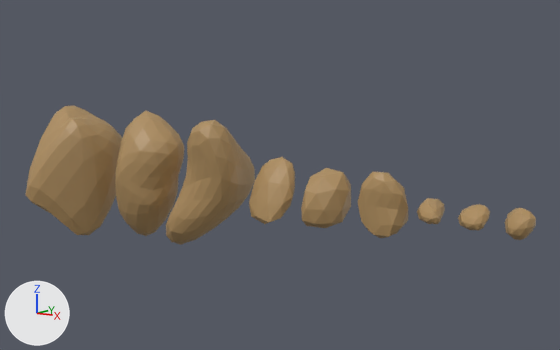
Two versions of the Blender file blenderModels/asteroids.blend, one commit apart.
Both versions are drawn from a 50 mm camera at (12.8, -39.7, 9.5) aimed at (-16.6, 1.7, 0.7). Lighting does not change. The marker at lower left points along +X, +Y and +Z.
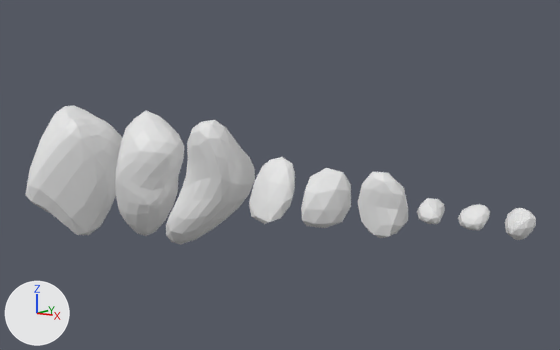
Where the newer file only moved an object's origin or applied its transform, the numbers keep the older frame.

Pixel boxes [x1, y1, x2, y2] of what changed, in the pictures (560 x 350 px):
'Icosphere.005', recoloured (brown to grey): [26, 106, 122, 235] in both
'Icosphere.003', recoloured (brown to grey): [166, 120, 255, 245] in both
'Icosphere.004', recoloured (brown to grey): [116, 110, 184, 236] in both
'Icosphere.006', recoloured (brown to grey): [358, 172, 408, 238] in both
'Icosphere.007', recoloured (brown to white): [301, 168, 351, 228] in both
'Icosphere.008', recoloured (brown to white): [249, 157, 295, 224] in both
'Icosphere', recoloured (brown to white): [505, 208, 536, 240] in both
'Icosphere.001', recoloured (brown to white): [458, 204, 490, 230] in both
'Icosphere.002', recoloured (brown to white): [417, 198, 445, 224] in both

Patch to the scene script:
```diff
--- a/blenderModels/asteroids.blend.py
+++ b/blenderModels/asteroids.blend.py
@@ me_icosphere @@
 me_icosphere.from_pydata(...)  # 42 vertices, 80 faces; spans x -0.79..0.85, y -0.88..0.83, z -0.89..0.91
-me_icosphere.materials.append(mat_rock)  # brown #af8e5f
@@ me_icosphere_001 @@
 me_icosphere_001.from_pydata(...)  # 42 vertices, 80 faces; spans x -0.89..0.85, y -0.94..0.8, z -0.67..0.76
-me_icosphere_001.materials.append(mat_rock)  # brown #af8e5f
@@ me_icosphere_002 @@
 me_icosphere_002.from_pydata(...)  # 42 vertices, 80 faces; spans x -0.87..0.86, y -1.2..1.1, z -0.64..0.73
-me_icosphere_002.materials.append(mat_rock)  # brown #af8e5f
@@ me_icosphere_003 @@
 me_icosphere_003.from_pydata(...)  # 162 vertices, 320 faces; spans x -2.89..2.78, y -2.63..3.93, z -4.46..4.46
-me_icosphere_003.materials.append(mat_rock)  # brown #af8e5f
@@ me_icosphere_004 @@
 me_icosphere_004.from_pydata(...)  # 162 vertices, 320 faces; spans x -2.65..3.13, y -2.82..2.72, z -4.72..4.58
-me_icosphere_004.materials.append(mat_rock)  # brown #af8e5f
@@ me_icosphere_005 @@
 me_icosphere_005.from_pydata(...)  # 162 vertices, 320 faces; spans x -3.66..4.14, y -4.52..5.72, z -3.76..3.94
-me_icosphere_005.materials.append(mat_rock)  # brown #af8e5f
@@ me_icosphere_006 @@
 me_icosphere_006.from_pydata(...)  # 42 vertices, 80 faces; spans x -1.44..1.45, y -0.96..1.3, z -1.96..2.05
-me_icosphere_006.materials.append(mat_rock)  # brown #af8e5f
@@ me_icosphere_007 @@
 me_icosphere_007.from_pydata(...)  # 42 vertices, 80 faces; spans x -1.6..1.6, y -1.72..1.66, z -1.73..1.84
-me_icosphere_007.materials.append(mat_rock)  # brown #af8e5f
@@ me_icosphere_008 @@
 me_icosphere_008.from_pydata(...)  # 42 vertices, 80 faces; spans x -1.62..1.61, y -2.23..2.28, z -0.81..0.77
-me_icosphere_008.materials.append(mat_rock)  # brown #af8e5f
```
